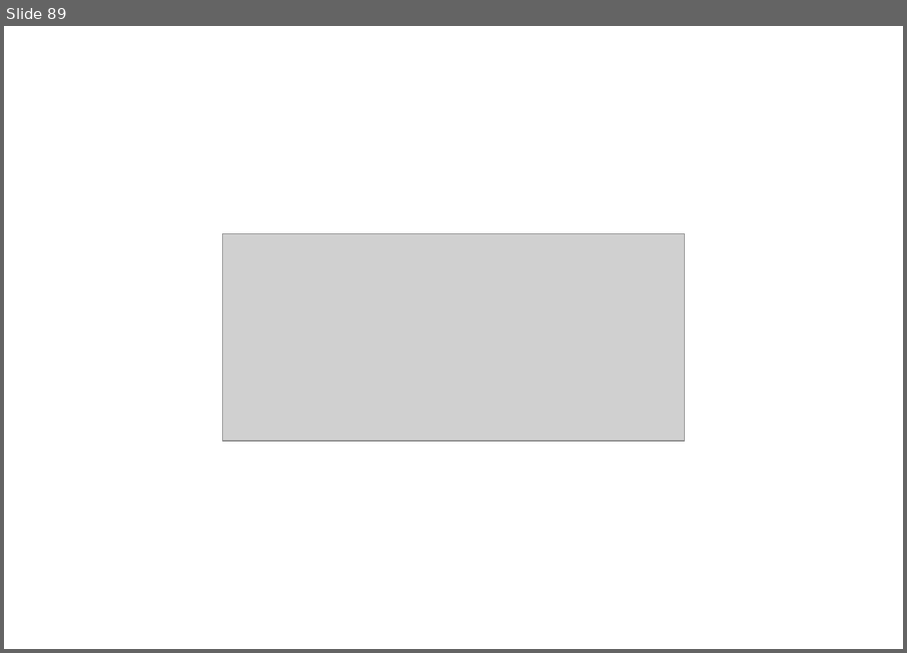
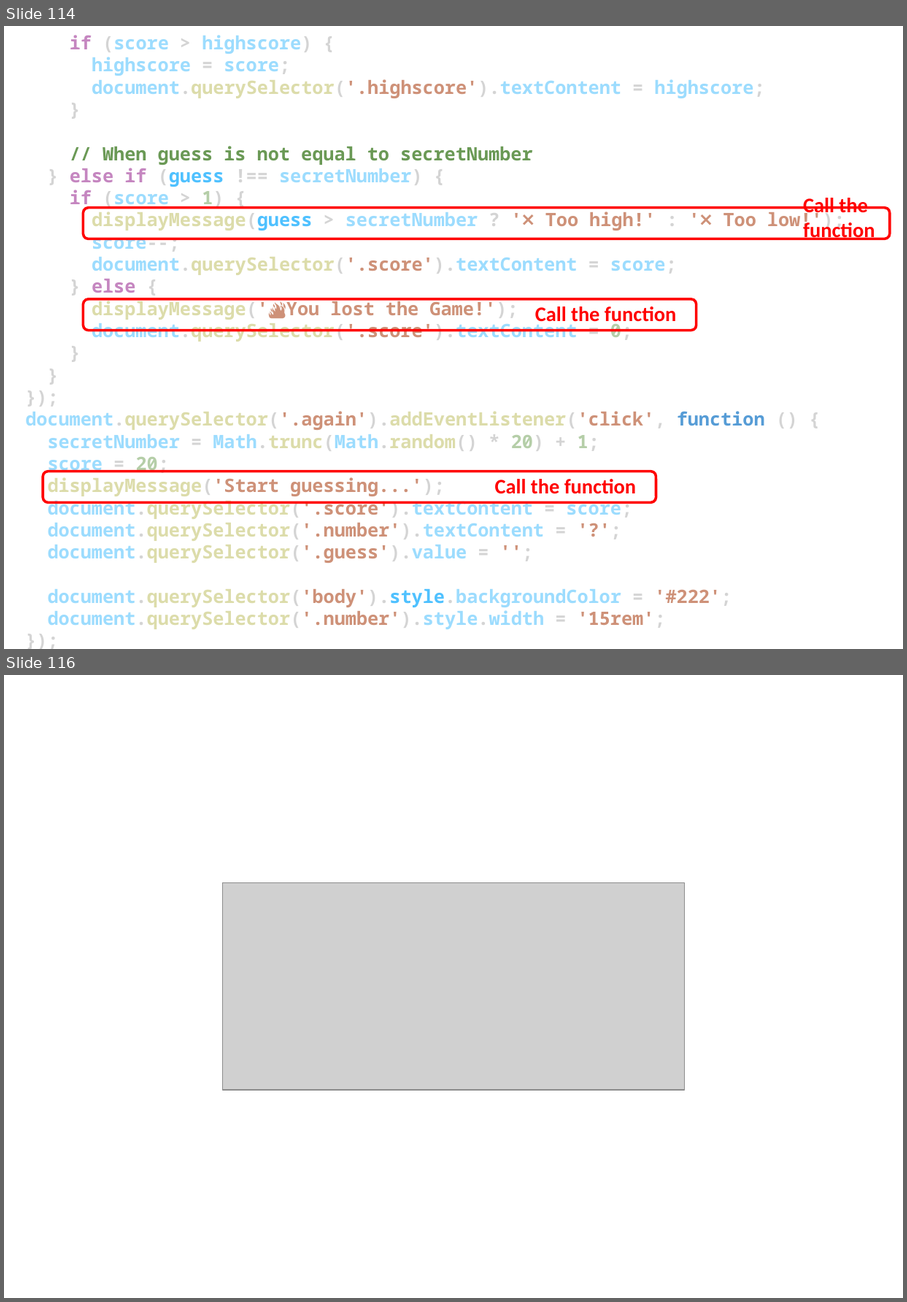
Before and after one commit to EL-EL-BCN/Complete-Javascript-Course, a slide deck: complete-javascript-course.pptx. Shown one above the other, each under a label of ours: slide 89 before the commit, slides 114 and 116 after it; the slides between them are not shown. The pictures are 907x653 and 907x1302 pixels, drawn with LibreOffice and Linux fonts; fonts in the diff are those of the drawing; grey boxes stand for pictures. Boxes give left, top, right and bottom in pixels: in the first picture for what was removed or moved away, otherwise in the second. Text is boxed around its words. In the diff, an @@ line names an element or a change of style, - is before the commit and + after.

Commit message:
guess the number game complete

```diff
--- a/complete-javascript-course.pptx
+++ b/complete-javascript-course.pptx
@@ slide 114 added at (4, 26, 903, 649), background #FFFFFF @@
@@ text added at (25, 35, 823, 629), 16 pt, text #9CDCFE, bold @@
+if (score > highscore) {
+highscore = score;
+document.querySelector('.highscore').textContent = highscore;
+}
+// When guess is not equal to secretNumber
+} else if (guess !== secretNumber) {
+if (score > 1) {
+displayMessage(guess > secretNumber ? '❌ Too high!' : '❌ Too low!');
+score--;
+document.querySelector('.score').textContent = score;
+} else {
+displayMessage('🔥You lost the Game!');
+document.querySelector('.score').textContent = 0;
+}
+}
+});
+document.querySelector('.again').addEventListener('click', function () {
+secretNumber = Math.trunc(Math.random() * 20) + 1;
+score = 20;
+displayMessage('Start guessing...');
+document.querySelector('.score').textContent = score;
+document.querySelector('.number').textContent = '?';
+document.querySelector('.guess').value = '';
+document.querySelector('body').style.backgroundColor = '#222';
+document.querySelector('.number').style.width = '15rem';
+});
@@ text added at (803, 198, 875, 240), 18 pt, text #FF0000, bold @@
+Call the
+function
@@ rounded rectangle added at (83, 208, 890, 239), outline #FF0000 2.25 pt @@
@@ rounded rectangle added at (83, 299, 697, 330), outline #FF0000 2.25 pt @@
@@ text added at (535, 306, 676, 327), 18 pt, text #FF0000, bold @@
+Call the function
@@ rounded rectangle added at (43, 471, 657, 503), outline #FF0000 2.25 pt @@
@@ text added at (495, 479, 636, 494), 18 pt, text #FF0000, bold @@
+Call the function
@@ what was slide 89 is now slide 116 @@
```
Also in this commit, not shown: 2 slides changed, 26 other slides added, 9 other files.
